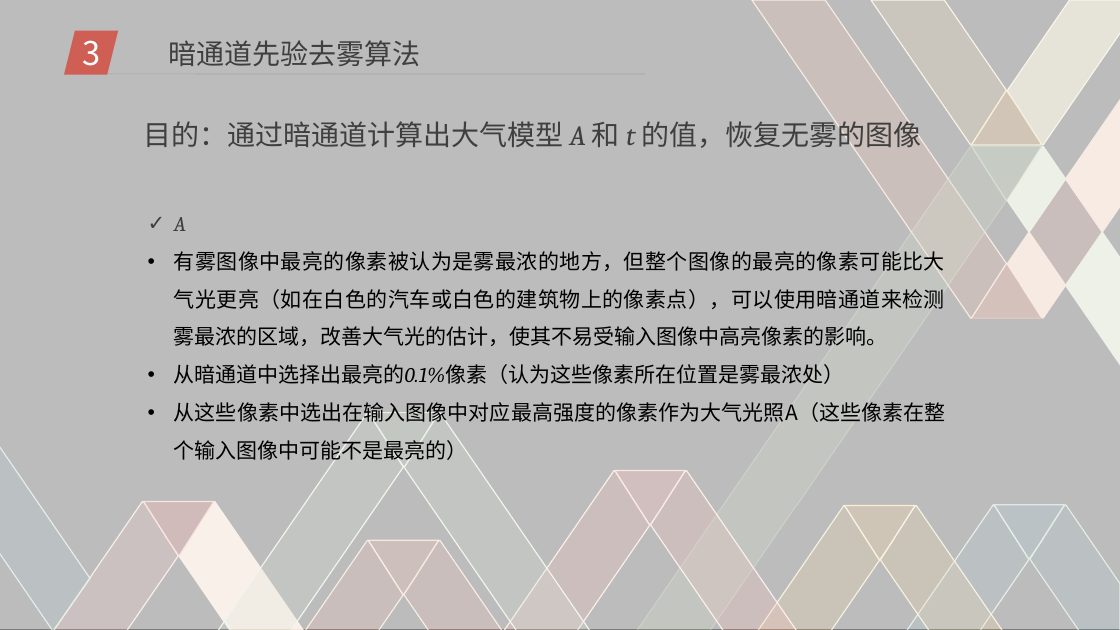
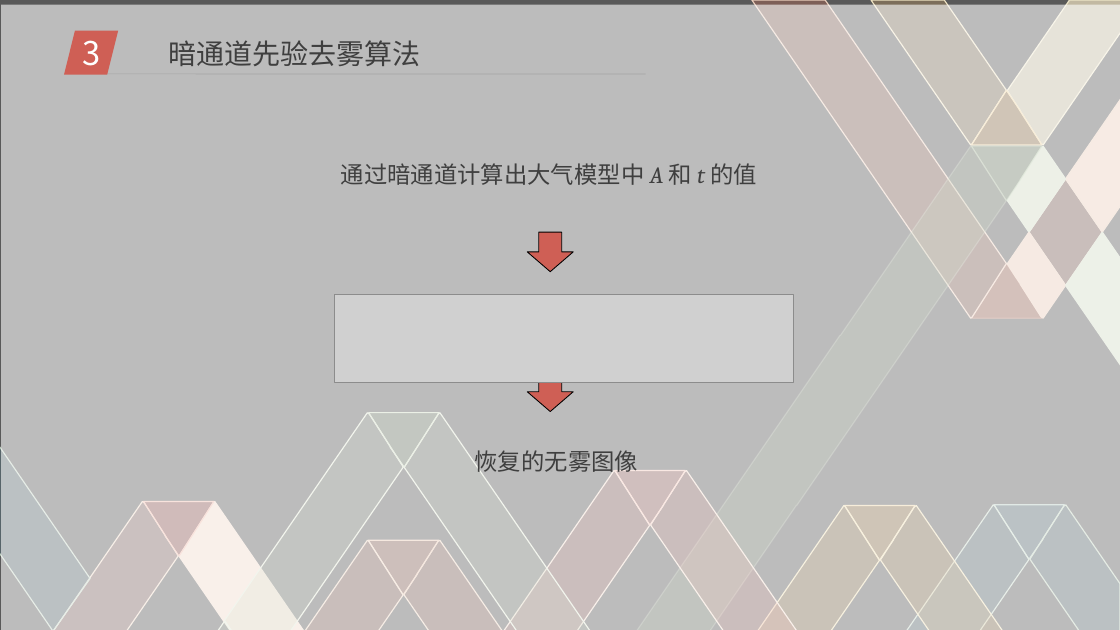
Before and after one commit to DigitalMedia2017-20/Mid-term, a slide deck: slide 9 of pre.ppt (slide 8 before the commit). Drawn at 1120x630 pixels with LibreOffice and Linux fonts; fonts in the diff are those of the drawing; grey boxes stand for pictures; background and template pictures are left out. Boxes give left, top, right and bottom in pixels: in the first picture for what was removed or moved away, otherwise in the second. Text is boxed around its words. In the diff, an @@ line names an element or a change of style, - is before the commit and + after.

```diff
--- a/pre.ppt
+++ b/pre.ppt
@@ rectangle: place and size @@
-rectangle at box(0, 0, 1119, 629)
+rectangle at box(1, 5, 1120, 630)
@@ text at box(341, 163, 757, 185): text changed; size 24 to 20 pt @@
-目的：通过暗通道计算出大气模型 A 和 t 的值，恢复无雾的图像
+通过暗通道计算出大气模型中 A 和 t 的值
@@ text removed at box(174, 217, 946, 463) @@
-✓ A
-• 有雾图像中最亮的像素被认为是雾最浓的地方，但整个图像的最亮的像素可能比大气光更亮（如在白色的汽车或白色的建筑物上的像素点），可以使用暗通道来检测雾最浓的区域，改善大气光的估计，使其不易受输入图像中高亮像素的影响。
-• 从暗通道中选择出最亮的0.1%像素（认为这些像素所在位置是雾最浓处）
-• 从这些像素中选出在输入图像中对应最高强度的像素作为大气光照A（这些像素在整个输入图像中可能不是最亮的）
@@ down arrow added at box(527, 232, 573, 271), fill #CF5F55, outline #000000 0.74 pt @@
@@ picture added at box(335, 295, 794, 383) @@
@@ down arrow added at box(527, 372, 573, 411), fill #CF5F55, outline #000000 0.74 pt @@
@@ text added at box(475, 450, 639, 477), 20 pt, text #3F3F3F @@
+恢复的无雾图像
```
Also in this commit, not shown: 9 other slides changed, 3 slides added.
